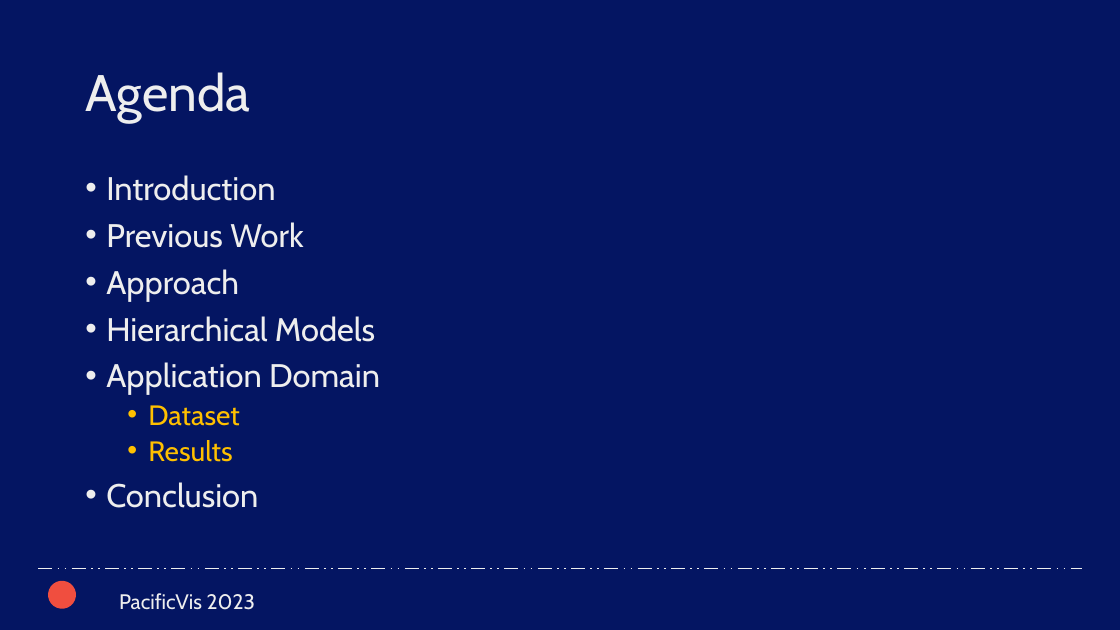
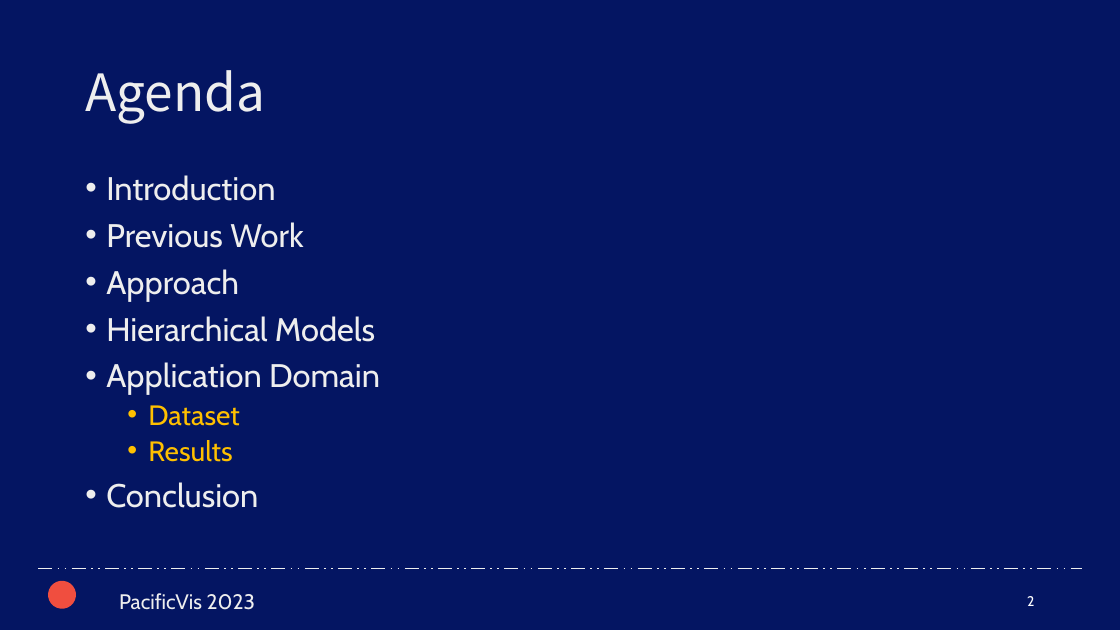
Before and after one commit to pvis2023/pvis2023, a slide deck: slide 2 of assets/files/pvis2023_presentation_template_dark2.pptx. Drawn at 1120x630 pixels with LibreOffice and Linux fonts; fonts in the diff are those of the drawing; background and template pictures are left out. Boxes give left, top, right and bottom in pixels: in the first picture for what was removed or moved away, otherwise in the second. Text is boxed around its words. In the diff, an @@ line names an element or a change of style, - is before the commit and + after.

```diff
--- a/assets/files/pvis2023_presentation_template_dark2.pptx
+++ b/assets/files/pvis2023_presentation_template_dark2.pptx
@@ title "Agenda" at [85, 70, 265, 124]: font Cabin to Noto Sans CJK KR @@
@@ page number added at [1027, 596, 1034, 606], 12 pt, text #FFFFFF @@
+2
```
Also in this commit, not shown: 2 other slides changed, 1 other file.
